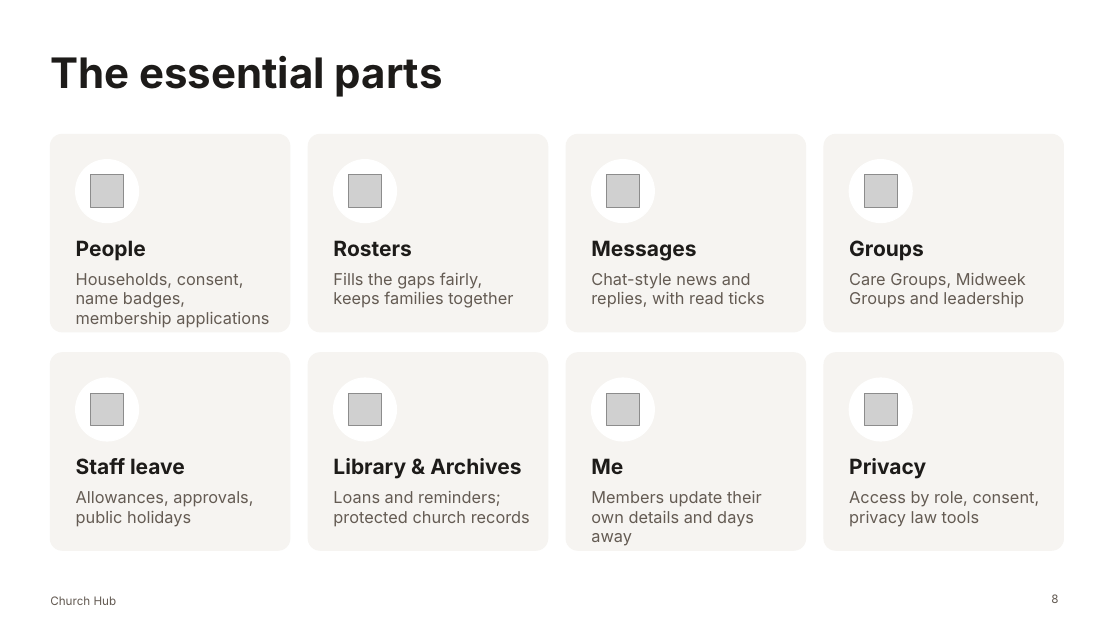
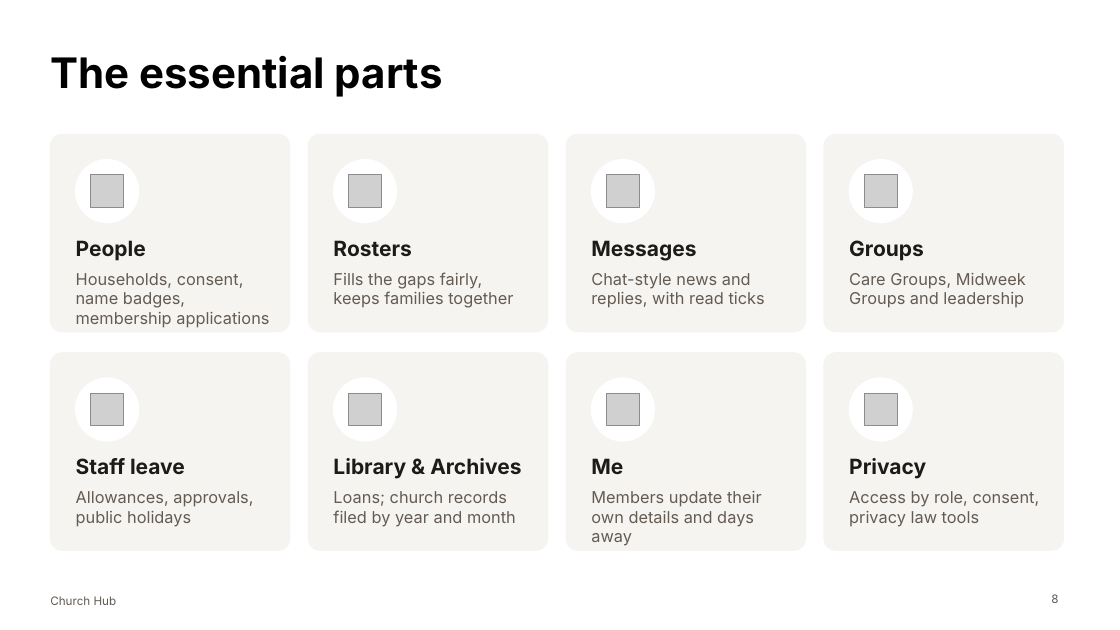
Before and after one commit to pian1966/church-hub, a slide deck: slide 8 of docs/presentation/church-hub-presentation.pptx. Drawn at 1120x630 pixels with LibreOffice and Linux fonts; fonts in the diff are those of the drawing; grey boxes stand for pictures. Boxes give left, top, right and bottom in pixels: in the first picture for what was removed or moved away, otherwise in the second. Text is boxed around its words. In the diff, an @@ line names an element or a change of style, - is before the commit and + after.

```diff
--- a/docs/presentation/church-hub-presentation.pptx
+++ b/docs/presentation/church-hub-presentation.pptx
@@ title "The essential parts" at <box>50,55,443,97</box>: text colour #1D1B19 to #000000 @@
@@ text at <box>333,491,516,527</box>: text changed @@
-Loans and reminders; protected church records
+Loans; church records filed by year and month
```
Also in this commit, not shown: 14 other slides changed, 21 other files.
